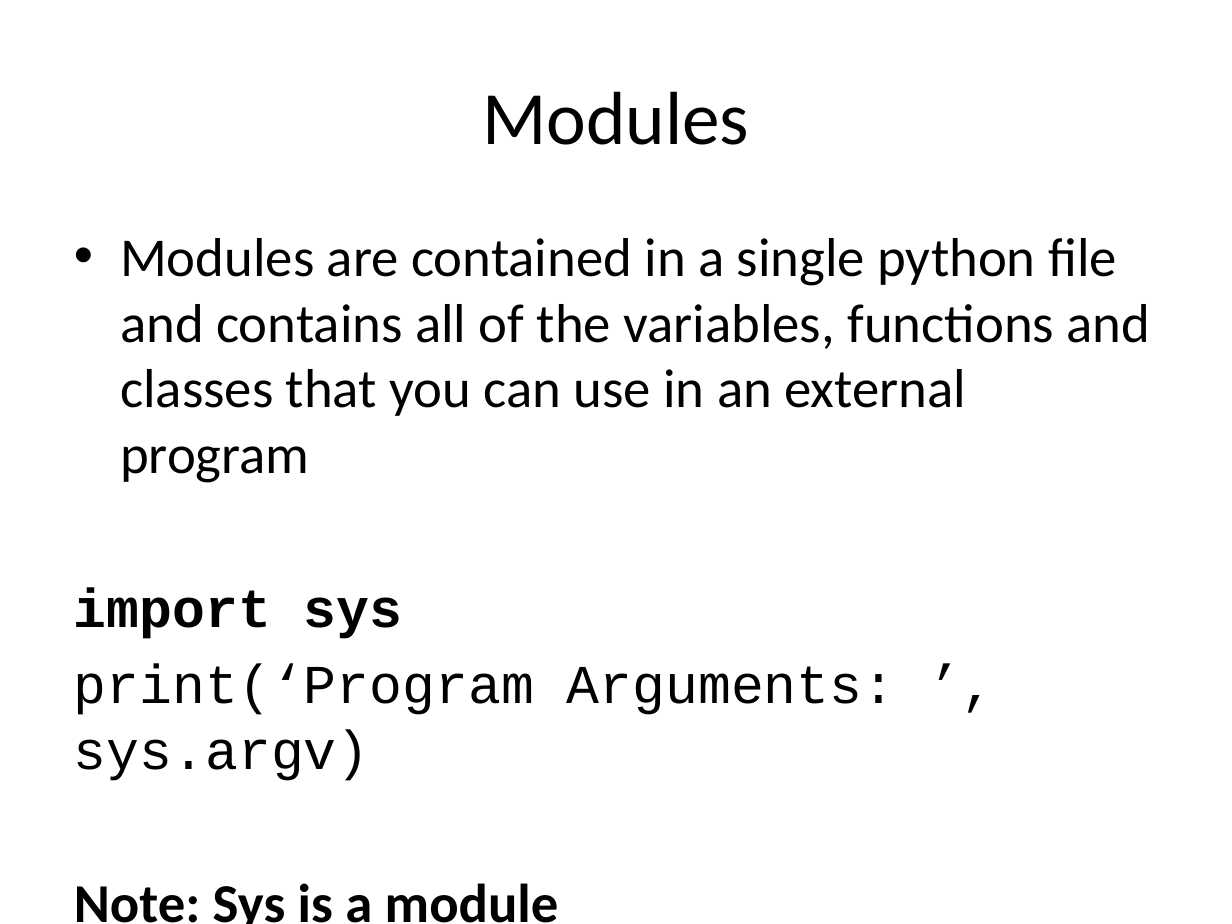
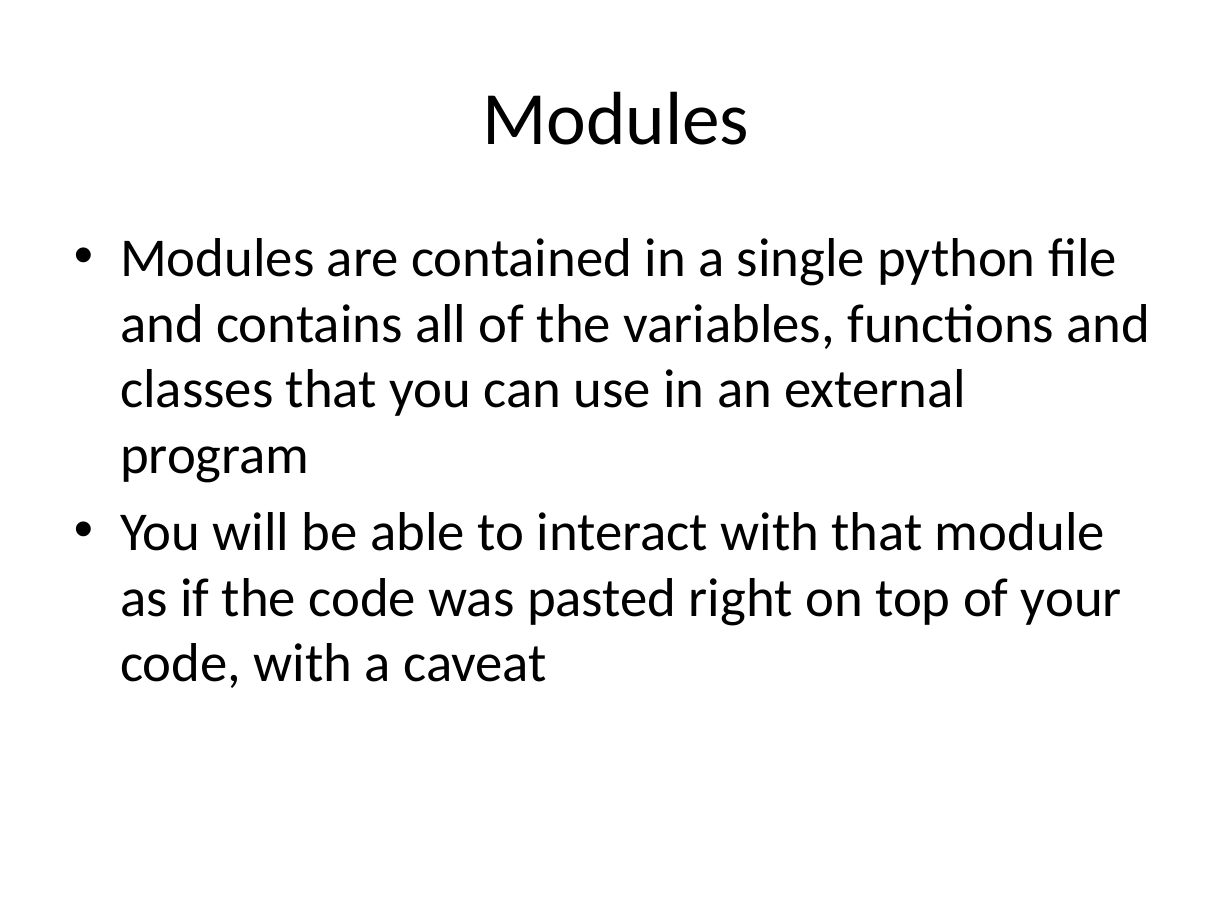
Before and after one commit to zengm71/Course-Overview, a slide deck: slide 3 of week_4/5 - Modern Computing in Simple Packages.pptx. Drawn at 1232x924 pixels with LibreOffice and Linux fonts; fonts in the diff are those of the drawing. Boxes give left, top, right and bottom in pixels: in the first picture for what was removed or moved away, otherwise in the second. Text is boxed around its words. In the diff, an @@ line names an element or a change of style, - is before the commit and + after.

```diff
--- a/week_4/5 - Modern Computing in Simple Packages.pptx
+++ b/week_4/5 - Modern Computing in Simple Packages.pptx
@@ text at box(120, 512, 1122, 688): text changed; font Courier New to Calibri @@
-import sys
-print(‘Program Arguments: ’, sys.argv)
-Note: Sys is a module
+• You will be able to interact with that module as if the code was pasted right on top of your code, with a caveat
```
Also in this commit, not shown: 2 other slides changed, 2 slides added.
